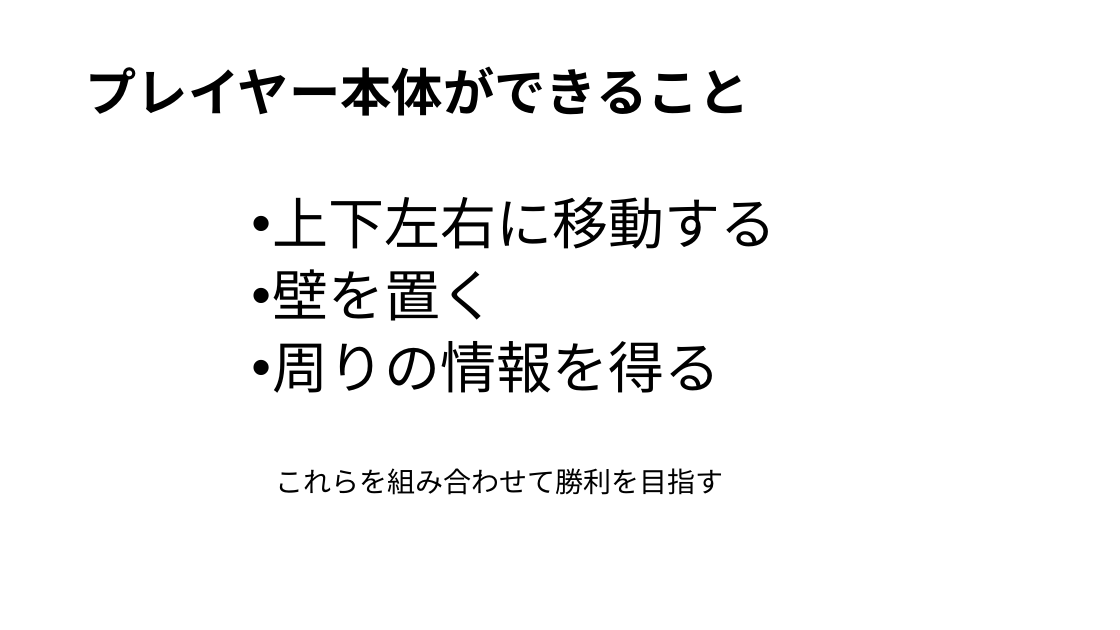
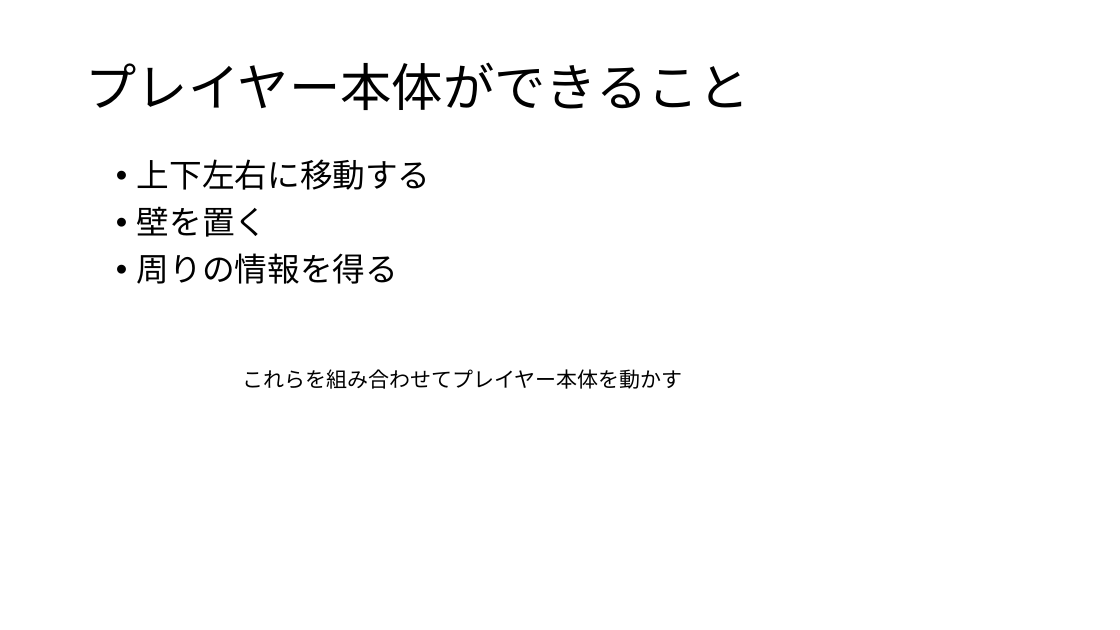
Before and after one commit to noko1024/ChaserDoc, a slide deck: slide 16 of New_U-16.pptx (slide 7 before the commit). Drawn at 1120x630 pixels with LibreOffice and Linux fonts; fonts in the diff are those of the drawing. Boxes give left, top, right and bottom in pixels: in the first picture for what was removed or moved away, otherwise in the second. Text is boxed around its words. In the diff, an @@ line names an element or a change of style, - is before the commit and + after.

```diff
--- a/New_U-16.pptx
+++ b/New_U-16.pptx
@@ title "プレイヤー本体ができること" at (85, 62, 750, 110): bold off @@
@@ text "上下左右に移動する": place and size @@
-text "上下左右に移動する" at (272, 197, 776, 393)
+text "上下左右に移動する" at (137, 159, 431, 284)
@@ text "上下左右に移動する" at (137, 159, 431, 284): size 48 to 28 pt @@
@@ text at (242, 369, 682, 389): text changed; size 24 to 18 pt @@
-これらを組み合わせて勝利を目指す
+これらを組み合わせてプレイヤー本体を動かす
```
Also in this commit, not shown: 13 other slides changed, 2 slides added, 6 slides removed.
